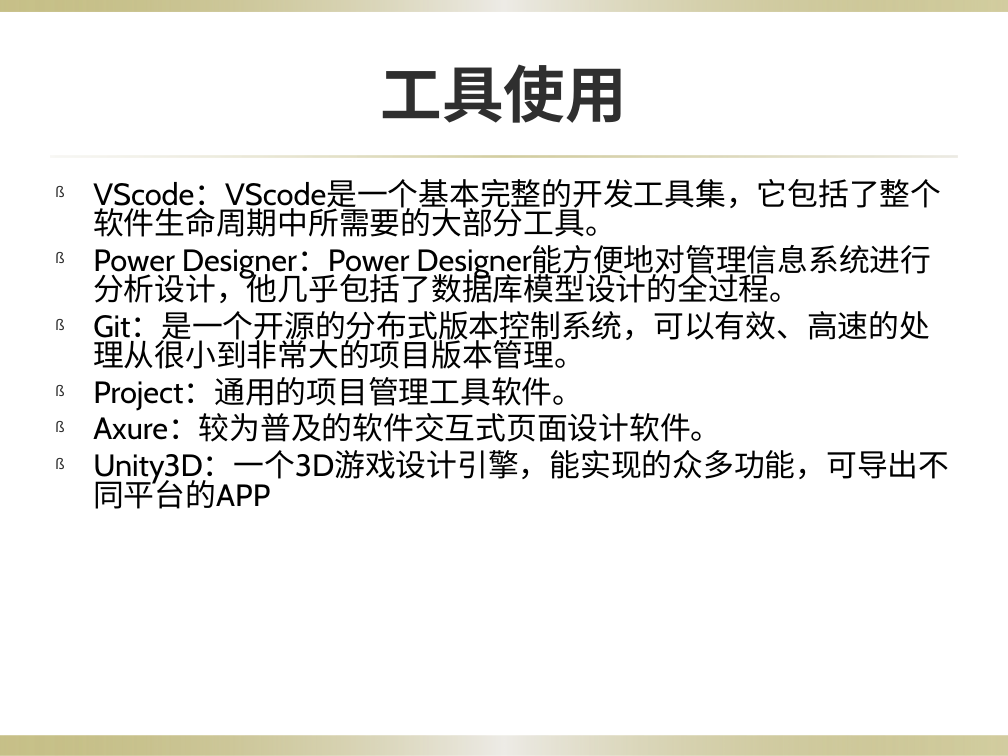
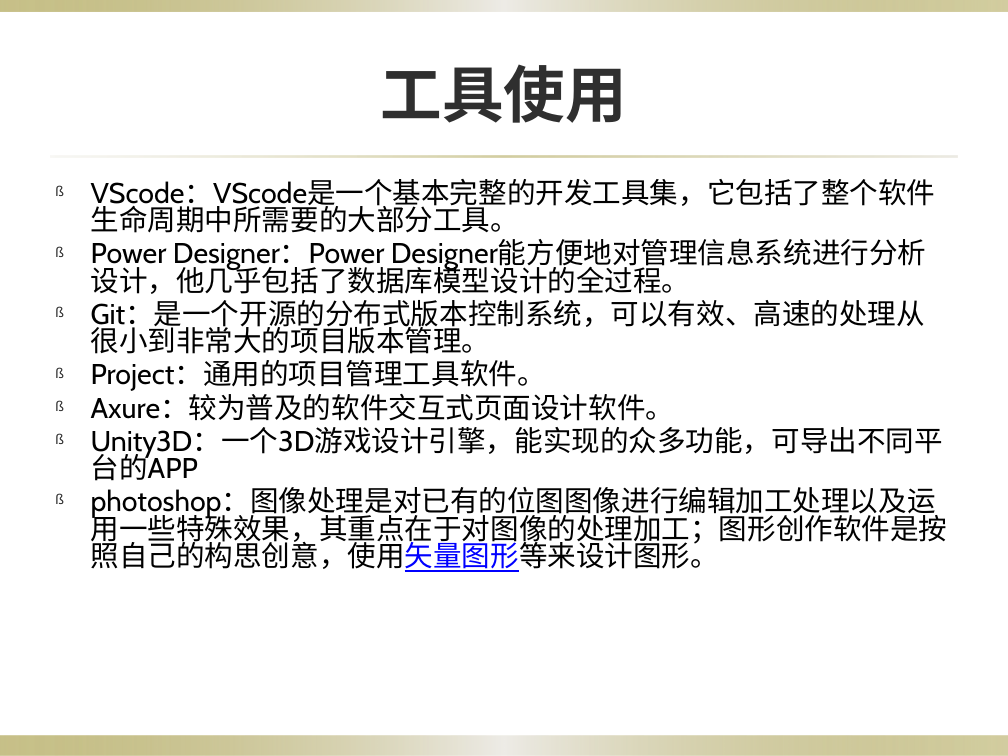
Before and after one commit to 3d-fishing/3D-app, a slide deck: slide 14 of 项目计划.pptx (slide 12 before the commit). Drawn at 1008x756 pixels with LibreOffice and Linux fonts; fonts in the diff are those of the drawing; background and template pictures are left out. Boxes give left, top, right and bottom in pixels: in the first picture for what was removed or moved away, otherwise in the second. Text is boxed around its words. In the diff, an @@ line names an element or a change of style, - is before the commit and + after.

```diff
--- a/项目计划.pptx
+++ b/项目计划.pptx
@@ text at (91,179,943,481): size 22 to 20.5 pt in "VScode：VScode是一个基本完整的开发工具集，它包括了整个软件生命周期中所需要的大部分工具。", "Power Designer：Power Designer能方便地对管理信息系统进行分析设计，他几乎包括了数据库模型设计 ...", "Git：是一个开源的分布式版本控制系统，可以有效、高速的处理从很小到非常大的项目版本管理。", "Project：通用的项目管理工具软件。" and 2 more places; indent changed; less space between paragraphs @@
@@ text at (91,487,948,572): paragraph added @@
+ß photoshop：图像处理是对已有的位图图像进行编辑加工处理以及运用一些特殊效果，其重点在于对图像的处理加工；图形创作软件是按照自己的构思创意，使用矢量图形等来设计图形。
```
Also in this commit, not shown: 6 other slides changed, 3 slides added, 1 slide removed, 1 other file.
